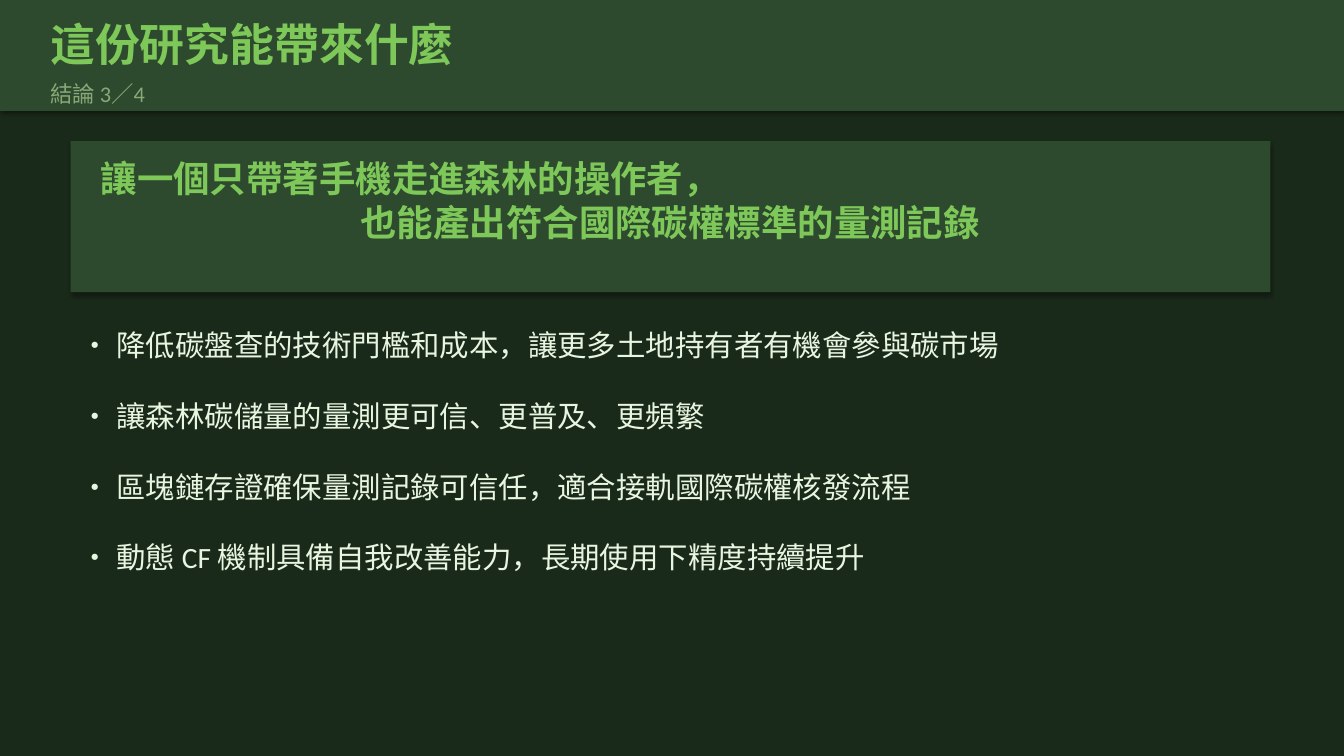
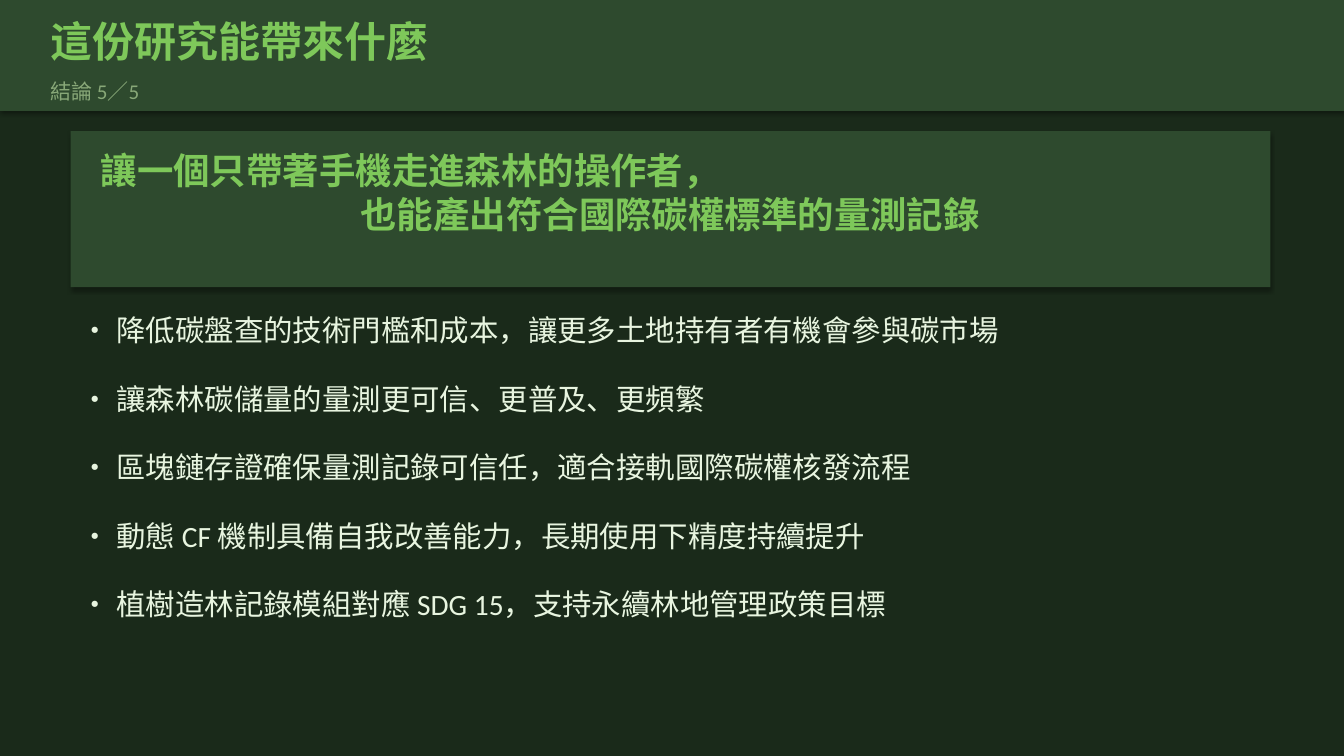
Before and after one commit to Yuchiaoniu/forest-carbon-measurement, a slide deck: slide 40 of public/thesis_defense.pptx (slide 29 before the commit). Drawn at 1344x756 pixels with LibreOffice and Linux fonts; fonts in the diff are those of the drawing. Boxes give left, top, right and bottom in pixels: in the first picture for what was removed or moved away, otherwise in the second. Text is boxed around its words. In the diff, an @@ line names an element or a change of style, - is before the commit and + after.

```diff
--- a/public/thesis_defense.pptx
+++ b/public/thesis_defense.pptx
@@ text "這份研究能帶來什麼" at [50, 21, 428, 61]: size 32 to 30 pt @@
@@ text at [50, 81, 139, 101]: text changed; size 16 to 15 pt @@
-結論 3／4
+結論 5／5
@@ rectangle: place and size @@
-rectangle at [71, 141, 1270, 292]
+rectangle at [71, 131, 1270, 287]
@@ text "讓一個只帶著手機走進森林的操作者， 也能產出符合國際碳權標準的量測記錄": place and size @@
-text "讓一個只帶著手機走進森林的操作者， 也能產出符合國際碳權標準的量測記錄" at [101, 160, 980, 240]
+text "讓一個只帶著手機走進森林的操作者， 也能產出符合國際碳權標準的量測記錄" at [101, 152, 980, 232]
@@ text "• 降低碳盤查的技術門檻和成本，讓更多土地持有者有機會參與碳市場": place and size @@
-text "• 降低碳盤查的技術門檻和成本，讓更多土地持有者有機會參與碳市場" at [116, 331, 998, 359]
+text "• 降低碳盤查的技術門檻和成本，讓更多土地持有者有機會參與碳市場" at [116, 316, 998, 344]
@@ text "• 讓森林碳儲量的量測更可信、更普及、更頻繁": place and size @@
-text "• 讓森林碳儲量的量測更可信、更普及、更頻繁" at [116, 402, 704, 430]
+text "• 讓森林碳儲量的量測更可信、更普及、更頻繁" at [116, 385, 704, 413]
@@ text "• 區塊鏈存證確保量測記錄可信任，適合接軌國際碳權核發流程": place and size @@
-text "• 區塊鏈存證確保量測記錄可信任，適合接軌國際碳權核發流程" at [116, 473, 910, 501]
+text "• 區塊鏈存證確保量測記錄可信任，適合接軌國際碳權核發流程" at [116, 453, 910, 481]
@@ text "• 動態 CF 機制具備自我改善能力，長期使用下精度持續提升": place and size @@
-text "• 動態 CF 機制具備自我改善能力，長期使用下精度持續提升" at [116, 543, 865, 571]
+text "• 動態 CF 機制具備自我改善能力，長期使用下精度持續提升" at [116, 522, 865, 550]
@@ text added at [116, 590, 886, 618], 21 pt, text #E8F5E0 @@
+• 植樹造林記錄模組對應 SDG 15，支持永續林地管理政策目標
```
Also in this commit, not shown: 27 other slides changed, 12 slides added, 1 slide removed, 2 other files.
